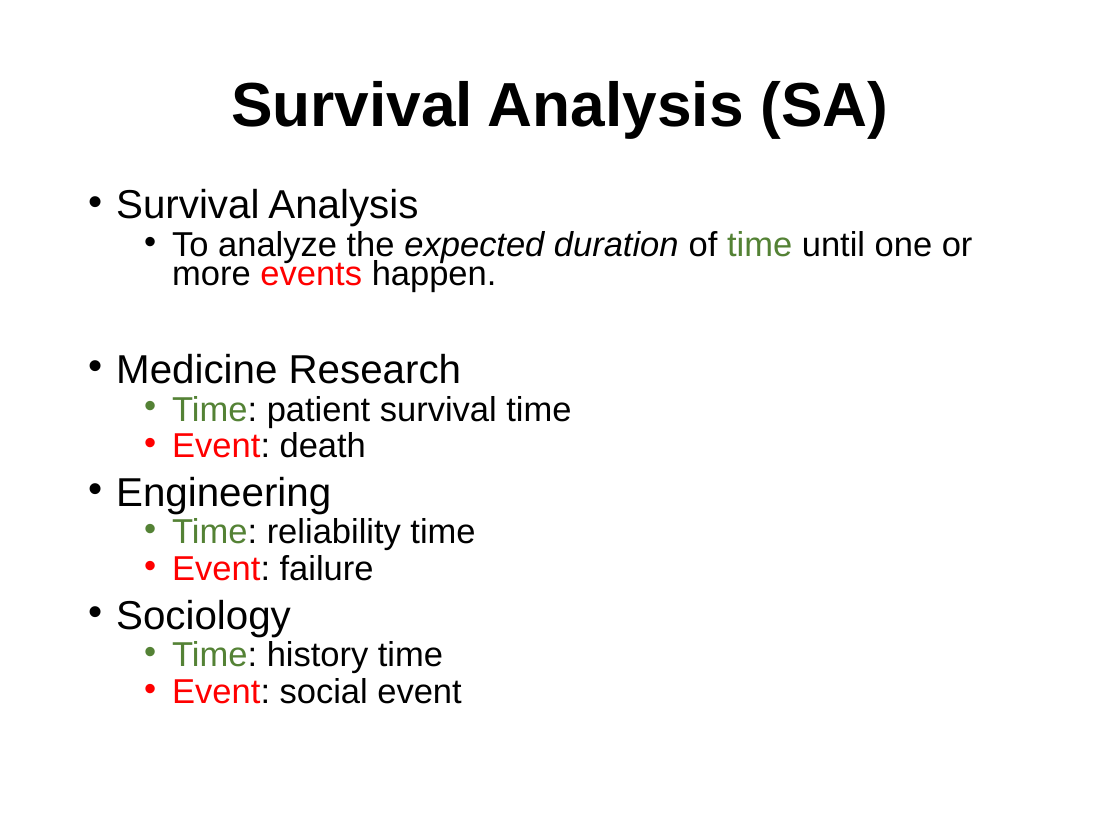
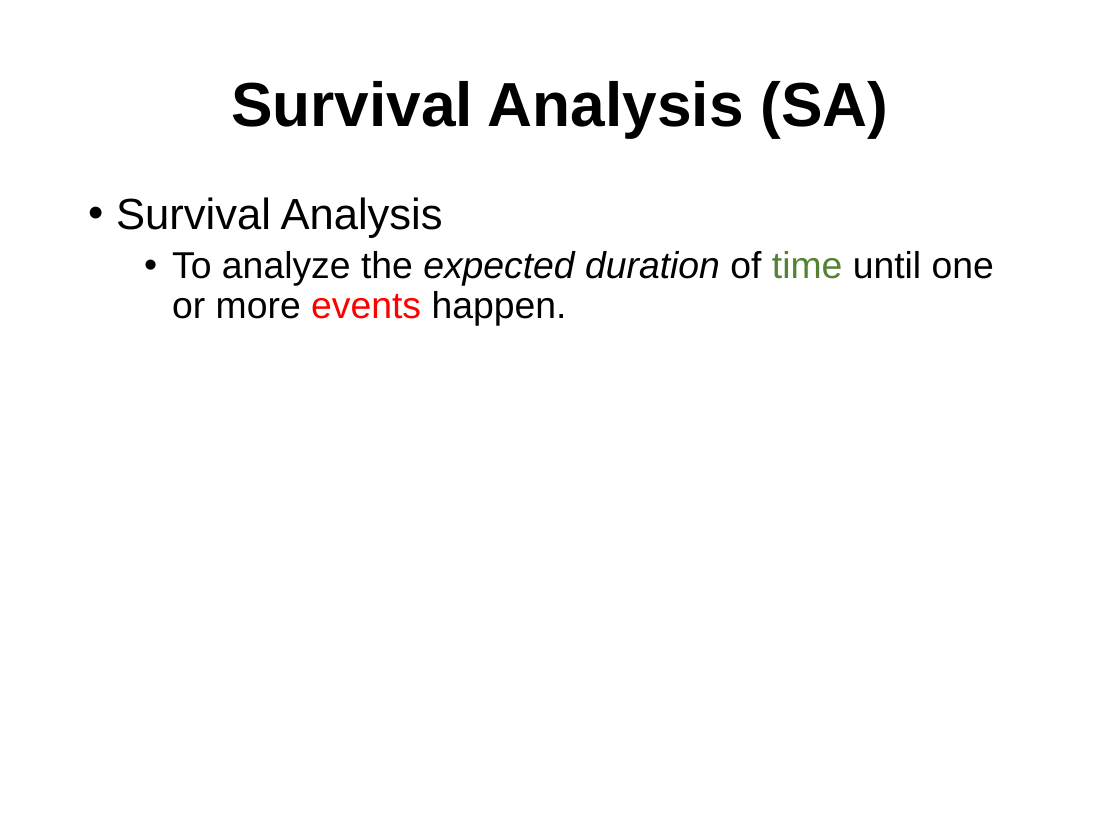
Before and after one commit to rk2900/DRSA, a slide deck: slide 4 of deep-recurrent-survival-analysis.pptx. Drawn at 1120x840 pixels with LibreOffice and Linux fonts; fonts in the diff are those of the drawing; background and template pictures are left out. Boxes give left, top, right and bottom in pixels: in the first picture for what was removed or moved away, otherwise in the second. Text is boxed around its words. In the diff, an @@ line names an element or a change of style, - is before the commit and + after.

```diff
--- a/deep-recurrent-survival-analysis.pptx
+++ b/deep-recurrent-survival-analysis.pptx
@@ text "Survival Analysis" at (116, 197, 994, 326): size 25.9 to 28 pt in "Survival Analysis"; size 22.2 to 24 pt in "To analyze the expected duration of time ..."; line spacing 0.7 to 0.9 @@
@@ text at (116, 353, 571, 704): paragraphs removed @@
-• Medicine Research
-  • Time: patient survival time
-  • Event: death
-• Engineering
-  • Time: reliability time
-  • Event: failure
-• Sociology
-  • Time: history time
-  • Event: social event
```
Also in this commit, not shown: 7 other slides changed.
